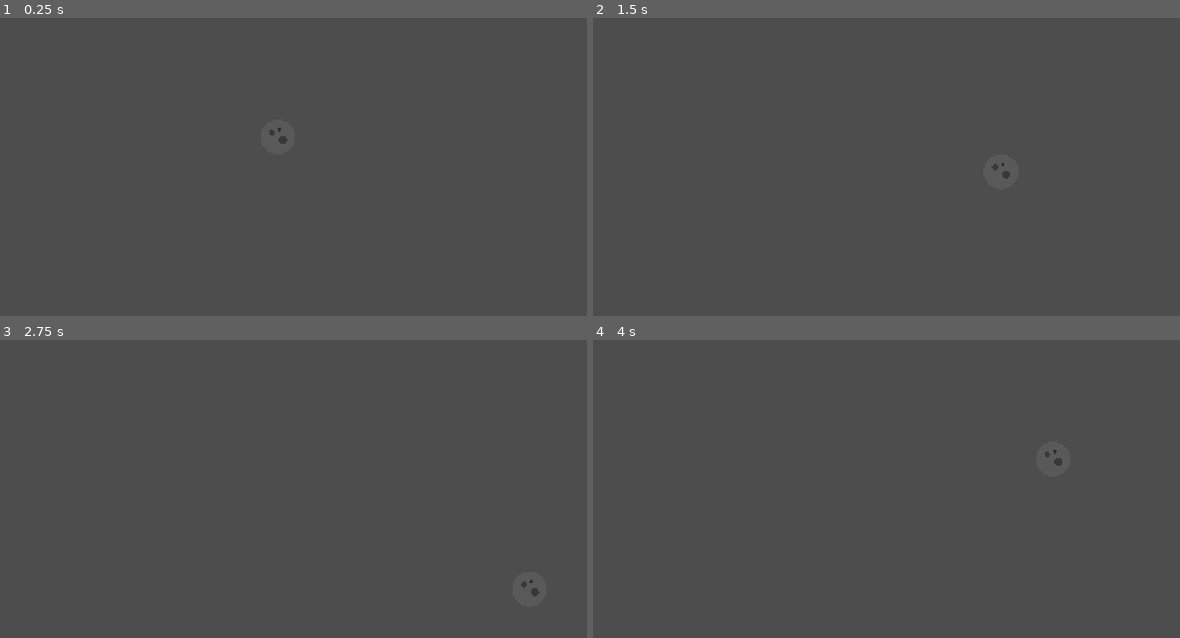
Above: before the commit, frames 1-4 (two rows, left to right).
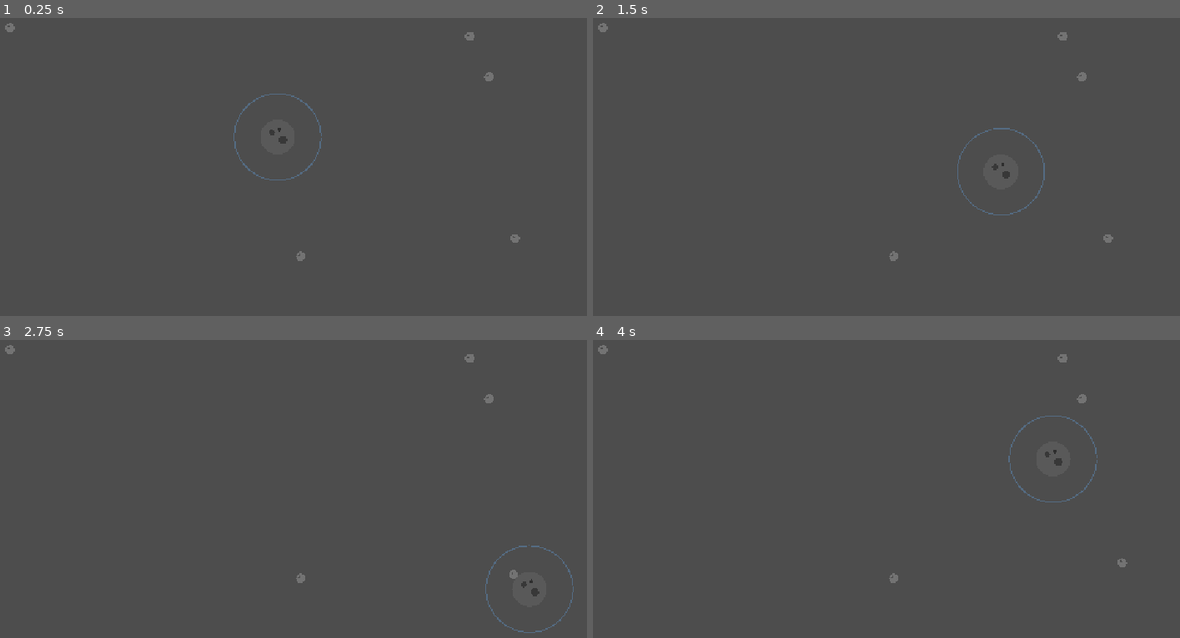
Above: after the commit, the same moments.

Repository: AlvaroIto/Cosmic-Devourer
Game: Godot game, scene res://scenes/main.tscn
Two runs of this game, one before a commit and one after it. Both use one fixed random seed, a clock stepped at 60 frames per second and the inputs below.
Inputs:
- Up to frame 1 (0.25 s): no input
- Up to frame 2 (1.5 s): tap Enter at 0.5 s; hold Right (ui_right) 0.53-1.28 s; hold Down (ui_down) from 1.28 s (still down)
- Up to frame 3 (2.75 s): release Down (ui_down) at 2.03 s; hold Right (ui_right) from 2.03 s (still down)
- Up to frame 4 (4 s): release Right (ui_right) at 2.78 s; hold Up (ui_up) 2.78-3.53 s; hold Left (ui_left) from 3.53 s (still down)

The runs differ from the first frame. In frame 1, 0.4% of the frame differs, in the area x 0-89%, y 1-82%; in frame 2, 0.4%; in frame 3, 0.4%; in frame 4, 0.4%.

Commit message:
Adicionado gravidade, range, fragmentos, aumento de tamanho, entre outras mudanças

Diff:
--- /dev/null
+++ b/cosmic-devourer/scenes/asteroid/asteroid.tscn
@@ -0,0 +1,14 @@
+[gd_scene format=3 uid="uid://d0qidpgxsowkw"]
+
+[ext_resource type="Script" uid="uid://suvimcwbvcab" path="res://scripts/asteroid/asteroid.gd" id="1_phgi8"]
+
+[sub_resource type="CircleShape2D" id="CircleShape2D_sugp2"]
+radius = 8.0
+
+[node name="Asteroid" type="Area2D" unique_id=1595861972]
+script = ExtResource("1_phgi8")
+
+[node name="CollisionShape2D" type="CollisionShape2D" parent="." unique_id=514203265]
+shape = SubResource("CircleShape2D_sugp2")
+
+[connection signal="body_entered" from="." to="." method="_on_body_entered"]
--- a/cosmic-devourer/scenes/main.tscn
+++ b/cosmic-devourer/scenes/main.tscn
@@ -1,7 +1,11 @@
 [gd_scene format=3 uid="uid://d4csbu5s6tcxo"]
 
+[ext_resource type="Script" uid="uid://dr7abgt6t5rcs" path="res://scripts/main.gd" id="1_0wfyh"]
 [ext_resource type="PackedScene" uid="uid://chrnox86jpdn4" path="res://scenes/player/player.tscn" id="1_o5qli"]
+[ext_resource type="PackedScene" uid="uid://d0qidpgxsowkw" path="res://scenes/asteroid/asteroid.tscn" id="2_0wfyh"]
 
 [node name="Main" type="Node2D" unique_id=185801025]
+script = ExtResource("1_0wfyh")
+asteroid_scene = ExtResource("2_0wfyh")
 
 [node name="Player2" parent="." unique_id=109235569 instance=ExtResource("1_o5qli")]
--- a/cosmic-devourer/scenes/player/player.tscn
+++ b/cosmic-devourer/scenes/player/player.tscn
@@ -2,12 +2,12 @@
 
 [ext_resource type="Script" uid="uid://dwristomn24w1" path="res://scripts/player/player.gd" id="1_8afob"]
 
-[sub_resource type="CircleShape2D" id="CircleShape2D_67xdi"]
+[sub_resource type="CircleShape2D" id="CircleShape2D_jyhfs"]
 radius = 30.0
 
-[node name="Player" type="CharacterBody2D" unique_id=109235569]
+[node name="Player" type="CharacterBody2D" unique_id=109235569 groups=["player"]]
 position = Vector2(576, 324)
 script = ExtResource("1_8afob")
 
 [node name="CollisionShape2D" type="CollisionShape2D" parent="." unique_id=1816041652]
-shape = SubResource("CircleShape2D_67xdi")
+shape = SubResource("CircleShape2D_jyhfs")
--- /dev/null
+++ b/cosmic-devourer/scripts/asteroid/asteroid.gd
@@ -0,0 +1,40 @@
+extends Area2D
+
+@export var mass: float = 1.0
+@export var radius: float = 8.0
+@export var asteroid_size: int = 1
+@export var gravity_force: float = 100.0
+
+var player: Node2D
+
+
+func _ready():
+	queue_redraw()
+	player = get_tree().get_first_node_in_group("player")
+
+
+func _physics_process(delta):
+	if player == null:
+		return
+
+	var distance = global_position.distance_to(player.global_position)
+
+	var gravity_range = player.gravity_range_base + (player.mass - 10.0) * player.gravity_range_per_mass
+
+	if distance < gravity_range:
+		var direction = global_position.direction_to(player.global_position)
+		var force = gravity_force * (player.mass / 10.0)
+
+		global_position += direction * force * delta
+
+func _draw():
+	draw_circle(Vector2.ZERO, radius, Color(0.45, 0.45, 0.45))
+	draw_circle(Vector2(-2, -2), radius * 0.25, Color(0.30, 0.30, 0.30))
+
+
+func _on_body_entered(body):
+	if body.is_in_group("player"):
+		if body.player_size > asteroid_size:
+			body.collect_mass(mass)
+			get_parent().asteroid_collected()
+			queue_free()
--- /dev/null
+++ b/cosmic-devourer/scripts/main.gd
@@ -0,0 +1,30 @@
+extends Node2D
+
+@export var asteroid_scene: PackedScene
+@export var asteroid_count: int = 5
+
+func _ready():
+	for i in range(asteroid_count):
+		spawn_asteroid()
+
+func spawn_asteroid():
+	var asteroid = asteroid_scene.instantiate()
+
+	var player = get_tree().get_first_node_in_group("player")
+	var new_position = Vector2.ZERO
+
+	while true:
+		new_position = Vector2(
+			randf_range(100.0, 1100.0),
+			randf_range(100.0, 600.0)
+		)
+
+		if new_position.distance_to(player.position) > 150.0:
+			break
+
+	asteroid.position = new_position
+
+	add_child(asteroid)
+
+func asteroid_collected():
+	spawn_asteroid()
--- a/cosmic-devourer/scripts/player/player.gd
+++ b/cosmic-devourer/scripts/player/player.gd
@@ -1,20 +1,53 @@
 extends CharacterBody2D
 
 @export var speed: float = 300.0
+@export var mass: float = 10.0
+@export var gravity_range_base: float = 75.0
+@export var gravity_range_per_mass: float = 3.0
+@export var player_size: int = 1
 
 func _physics_process(_delta):
 	var direction = Input.get_vector(
 		"ui_left",
 		"ui_right",
 		"ui_up",
-		"ui_down"
+        "ui_down"
 	)
 
 	velocity = direction * speed
 	move_and_slide()
 
+func collect_mass(amount: float):
+	mass += amount
+
+	var player_radius = 30.0 + (mass - 10.0) * 3.0
+	$CollisionShape2D.shape.radius = player_radius
+
+	var gravity_range = gravity_range_base + (mass - 10.0) * gravity_range_per_mass
+
+	print("Massa: ", mass)
+	print("Alcance da gravidade: ", gravity_range)
+
+	queue_redraw()
+
+	print("Massa atual: ", mass)
+
 func _draw():
-	draw_circle(Vector2.ZERO, 30.0, Color(0.35, 0.35, 0.35))
+	var gravity_range = gravity_range_base + (mass - 10.0) * gravity_range_per_mass
+
+	draw_arc(
+		Vector2.ZERO,
+		gravity_range,
+		0.0,
+		TAU,
+		64,
+		Color(0.4, 0.7, 1.0, 0.3),
+		2.0
+	)
+
+	var player_radius = 30.0 + (mass - 10.0) * 3.0
+
+	draw_circle(Vector2.ZERO, player_radius, Color(0.35, 0.35, 0.35))
 	draw_circle(Vector2(-10, -8), 5.0, Color(0.22, 0.22, 0.22))
 	draw_circle(Vector2(9, 5), 7.0, Color(0.22, 0.22, 0.22))
 	draw_circle(Vector2(3, -13), 3.0, Color(0.18, 0.18, 0.18))
Not shown, added: cosmic-devourer/scripts/asteroid/asteroid.gd.uid
Not shown, added: cosmic-devourer/scripts/main.gd.uid
